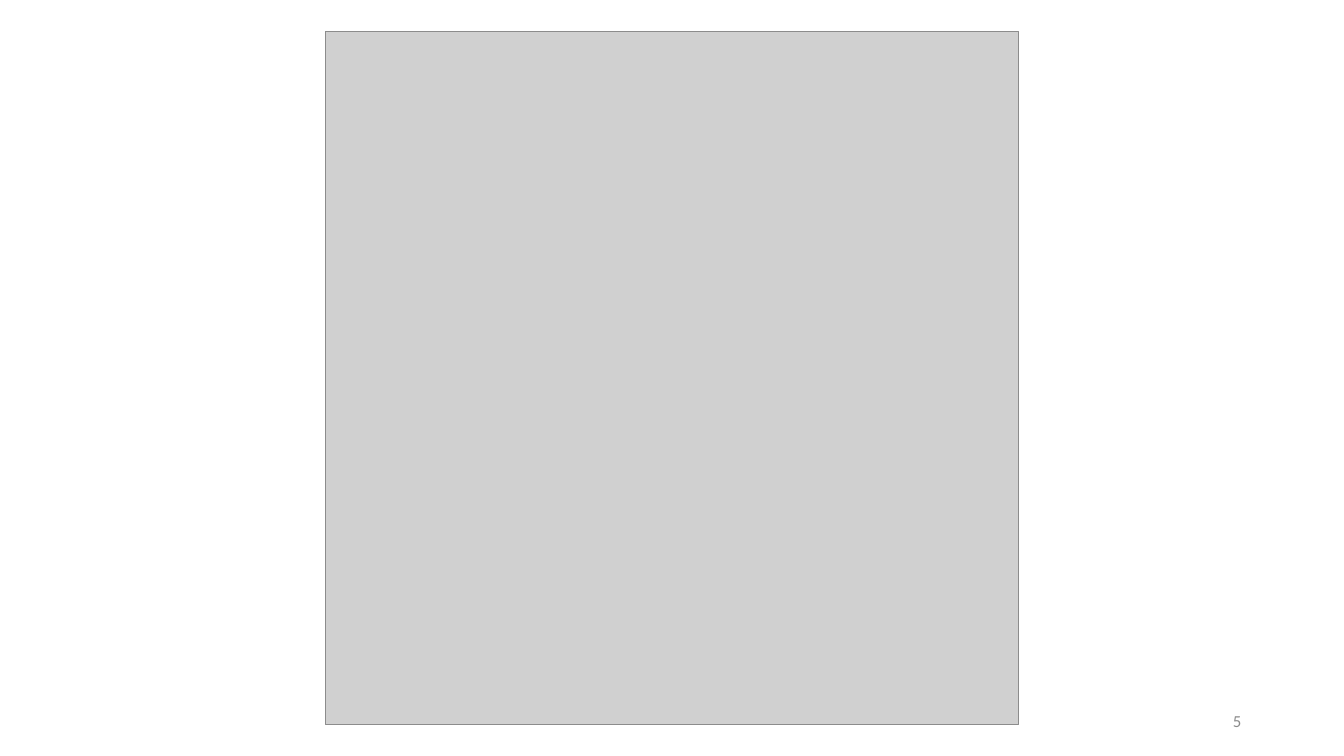
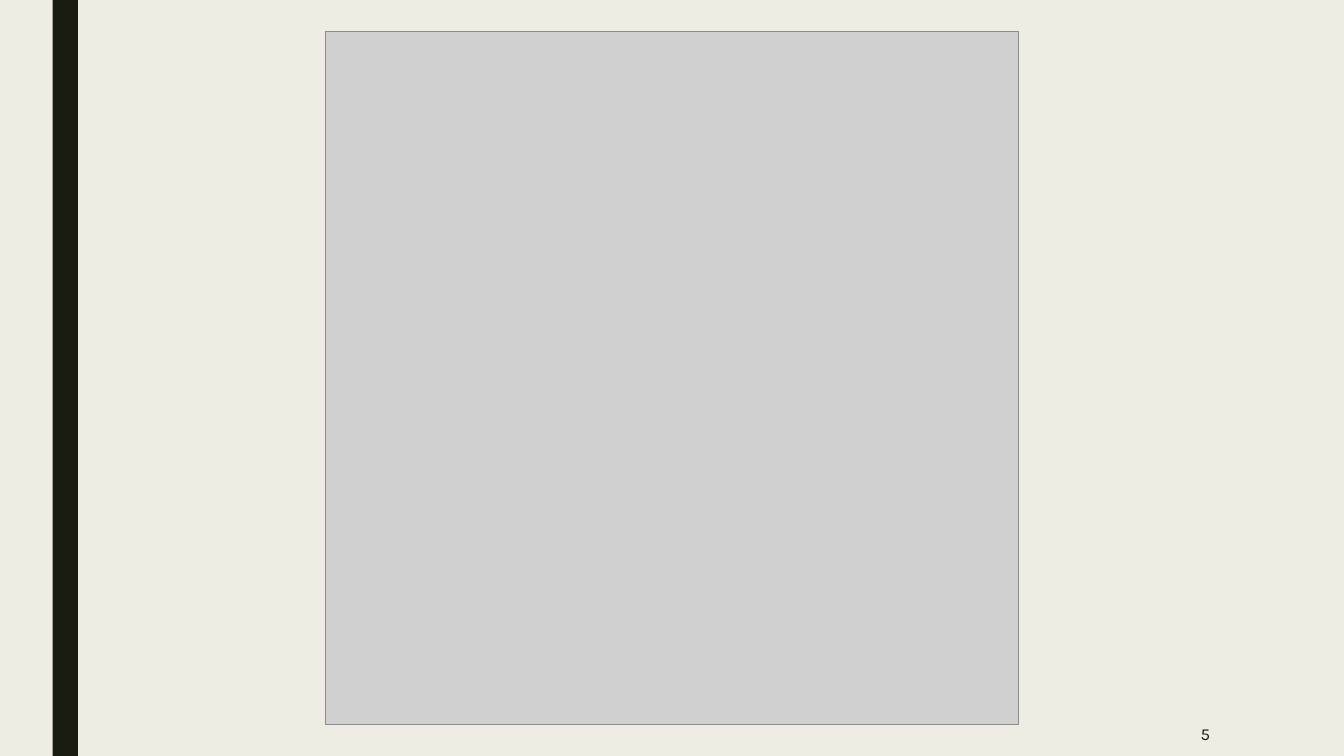
Before and after one commit to unige-pinfo-2019/PInfo2, a slide deck: slide 5 of Docs/Presentation/Pres_1.pptx. Drawn at 1344x756 pixels with LibreOffice and Linux fonts; fonts in the diff are those of the drawing; grey boxes stand for pictures. Boxes give left, top, right and bottom in pixels: in the first picture for what was removed or moved away, otherwise in the second. Text is boxed around its words. In the diff, an @@ line names an element or a change of style, - is before the commit and + after.

```diff
--- a/Docs/Presentation/Pres_1.pptx
+++ b/Docs/Presentation/Pres_1.pptx
@@ background #FFFFFF to #EFEDE3 @@
@@ rectangle added at [52,0,78,756], fill #191B0E @@
@@ page number: place and size @@
-page number at [1233,716,1241,727]
+page number at [1201,729,1210,740]
@@ page number at [1201,729,1210,740]: font Calibri to Karla, text colour #8C8C8C to #191B0E @@
```
Also in this commit, not shown: 4 other slides changed, 2 slides added, 2 slides removed.
